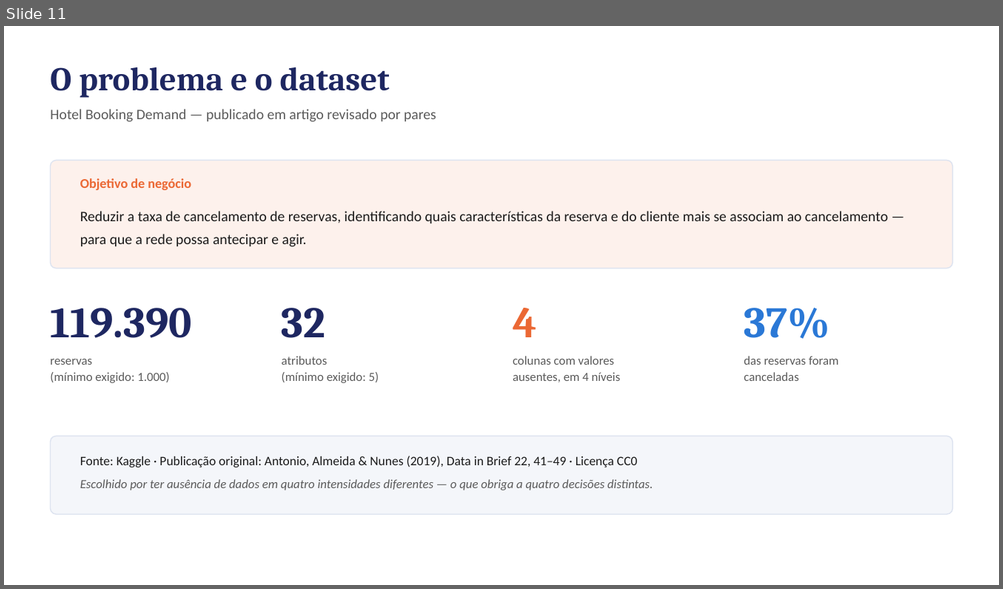
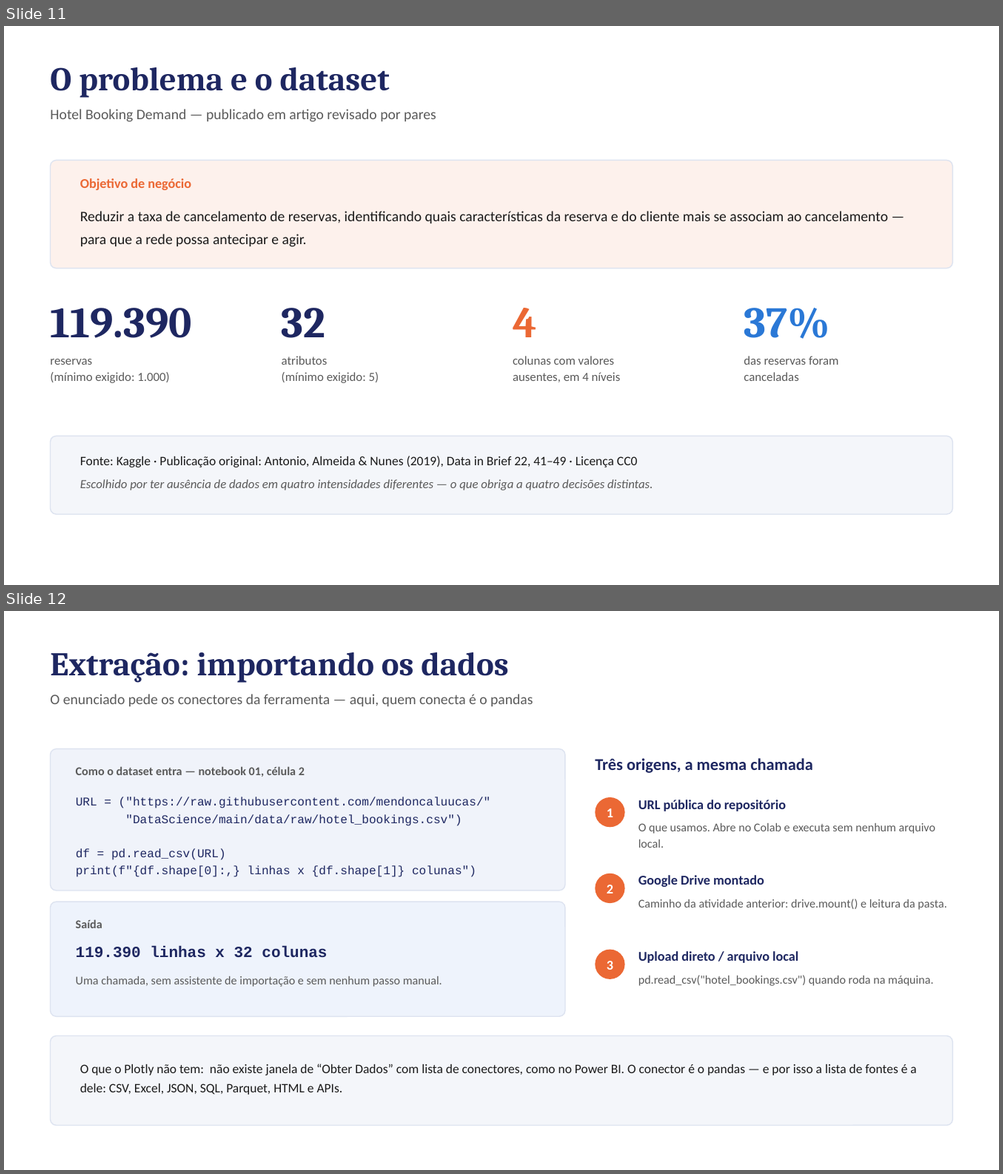
Before and after one commit to mendoncaluucas/DataScience, a slide deck: docs/slides.pptx. Shown one above the other, each under a label of ours: slide 11 before the commit, slides 11 and 12 after it. The pictures are 1003x589 and 1003x1174 pixels, drawn with LibreOffice and Linux fonts; fonts in the diff are those of the drawing. Boxes give left, top, right and bottom in pixels: in the first picture for what was removed or moved away, otherwise in the second. Text is boxed around its words. In the diff, an @@ line names an element or a change of style, - is before the commit and + after.

Commit message:
Adiciona slide de extracao e comparativo com a atividade anterior

```diff
--- a/docs/slides.pptx
+++ b/docs/slides.pptx
@@ slide 12 added at box(4, 611, 999, 1170), background #FFFFFF @@
@@ text added at box(50, 652, 508, 683), 32 pt, text #1E2761, bold @@
+Extração: importando os dados
@@ text added at box(50, 694, 532, 706), 14 pt, text #5A5A5A @@
+O enunciado pede os conectores da ferramenta — aqui, quem conecta é o pandas
@@ rounded rectangle added at box(51, 749, 565, 891), fill #F0F3FA, outline #DDE3F0 1 pt @@
@@ text added at box(595, 758, 813, 773), 16 pt, text #1E2761, bold @@
+Três origens, a mesma chamada
@@ text added at box(76, 766, 304, 777), 11.5 pt, text #5A5A5A, bold @@
+Como o dataset entra — notebook 01, célula 2
@@ text added at box(76, 797, 491, 877), 11.5 pt, text #1E2761 @@
+URL = ("https://raw.githubusercontent.com/mendoncaluucas/"
+"DataScience/main/data/raw/hotel_bookings.csv")
+df = pd.read_csv(URL)
+print(f"{df.shape[0]:,} linhas x {df.shape[1]} colunas")
@@ ellipse added at box(595, 797, 625, 827), fill #EB6834 @@
@@ text added at box(606, 809, 613, 817), 13 pt, text #FFFFFF, bold @@
+1
@@ text added at box(638, 800, 785, 812), 13 pt, text #1E2761, bold @@
+URL pública do repositório
@@ text added at box(638, 823, 935, 848), 11.5 pt, text #5A5A5A @@
+O que usamos. Abre no Colab e executa sem nenhum arquivo local.
@@ ellipse added at box(595, 874, 625, 903), fill #EB6834 @@
@@ text added at box(638, 875, 764, 887), 13 pt, text #1E2761, bold @@
+Google Drive montado
@@ text added at box(606, 885, 613, 894), 13 pt, text #FFFFFF, bold @@
+2
@@ text added at box(638, 899, 946, 910), 11.5 pt, text #5A5A5A @@
+Caminho da atividade anterior: drive.mount() e leitura da pasta.
@@ rounded rectangle added at box(51, 902, 565, 1017), fill #EEF3FC, outline #DDE3F0 1 pt @@
@@ text added at box(76, 920, 102, 928), 11.5 pt, text #5A5A5A, bold @@
+Saída
@@ text added at box(76, 946, 327, 958), 15 pt, text #1E2761, bold @@
+119.390 linhas x 32 colunas
@@ ellipse added at box(595, 950, 625, 980), fill #EB6834 @@
@@ text added at box(606, 961, 613, 970), 13 pt, text #FFFFFF, bold @@
+3
@@ text added at box(638, 951, 798, 963), 13 pt, text #1E2761, bold @@
+Upload direto / arquivo local
@@ text added at box(76, 977, 442, 987), 11.5 pt, text #5A5A5A @@
+Uma chamada, sem assistente de importação e sem nenhum passo manual.
@@ text added at box(638, 975, 933, 986), 11.5 pt, text #5A5A5A @@
+pd.read_csv("hotel_bookings.csv") quando roda na máquina.
@@ rounded rectangle added at box(51, 1037, 952, 1126), fill #F4F6FA, outline #DDE3F0 1 pt @@
@@ text added at box(80, 1064, 916, 1095), 12.5 pt, text #1A1A1A @@
+O que o Plotly não tem: não existe janela de “Obter Dados” com lista de conectores, como no Power BI. O conector é o pandas — e por isso a lista de fontes é a dele: CSV, Excel, JSON, SQL, Parquet, HTML e APIs.
```
Also in this commit, not shown: 4 slides changed, 1 other slide added, 2 other files.
